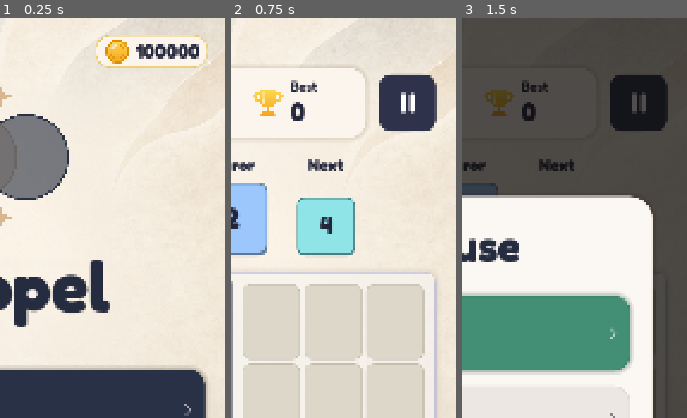
Above: before the commit, frames 1-3 (left to right).
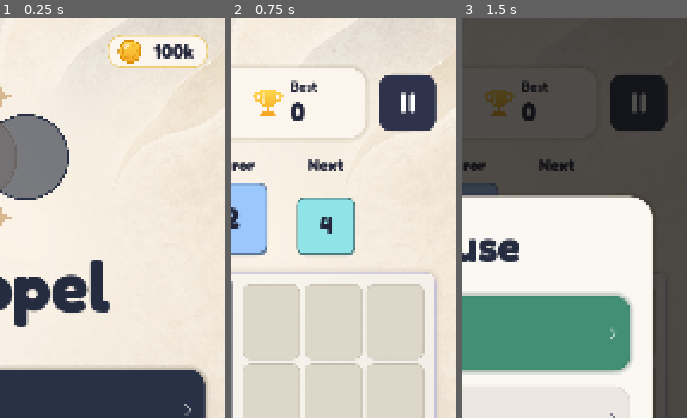
Above: after the commit, the same moments.

Repository: bpinto03/Doppel
Game: Godot game, scene res://scenes/main.tscn
Two runs of this game, one before a commit and one after it. Both use one fixed random seed, a clock stepped at 60 frames per second and the inputs below. Sound files missing from this copy of the repository are replaced by a short silence.
Inputs (mouse positions are % of the whole screen's width and height, from its top left):
- Up to frame 1 (0.25 s): no input
- Up to frame 2 (0.75 s): click "Play" at 0.5 s
- Up to frame 3 (1.5 s): click (89, 11) at 1.25 s
The pictures show only the part of the screen within x 50-100%, y 0-50%; the shares and areas given below are measured in that part.

The runs differ from the first frame. In frame 1, 1.6% of the frame differs, in the area x 42-89%, y 4-13%; in frame 2, nothing differs; in frame 3, nothing differs.

Commit message:
fix: compact coin counter display for large balances
The counter reserved six times the widest digit of the font it measured
when ready, before its screen applied the theme; its later measure still
read the label's cached base font. Six bold digits overflowed on every
screen. It now shows the balance in short form from 10 000 through
CoinAmountFormat (12,5k, 100k, 1,2M, rounded down) and measures the
widest compact text one frame after a theme or language change.

Diff:
--- /dev/null
+++ b/scripts/ui/coin_amount_format.gd
@@ -0,0 +1,35 @@
+class_name CoinAmountFormat
+extends RefCounted
+
+## Short form of a coin balance: exact below 10 000, then thousands ("12,5k", "100k") and millions ("1,2M", "12M").
+## Always rounded down, so the amount shown never exceeds the balance. The suffixes are the same in every language.
+
+const EXACT_LIMIT: int = 10000
+const THOUSAND: int = 1000
+const MILLION: int = 1000000
+## Below this many units, the amount keeps one decimal.
+const THOUSANDS_DECIMAL_LIMIT: int = 100
+const MILLIONS_DECIMAL_LIMIT: int = 10
+const THOUSANDS_SUFFIX: String = "k"
+const MILLIONS_SUFFIX: String = "M"
+const TENTHS_PER_UNIT: int = 10
+
+
+static func format_compact(amount: int, decimal_separator: String) -> String:
+	var shown_amount: int = maxi(amount, 0)
+	if shown_amount < EXACT_LIMIT:
+		return str(shown_amount)
+	if shown_amount < MILLION:
+		return _format_in_unit(shown_amount, THOUSAND, THOUSANDS_DECIMAL_LIMIT, THOUSANDS_SUFFIX, decimal_separator)
+	return _format_in_unit(shown_amount, MILLION, MILLIONS_DECIMAL_LIMIT, MILLIONS_SUFFIX, decimal_separator)
+
+
+## A zero decimal is left out: "12k", not "12,0k".
+static func _format_in_unit(amount: int, unit: int, decimal_limit: int, suffix: String, decimal_separator: String) -> String:
+	var whole_units: int = floori(float(amount) / unit)
+	if whole_units >= decimal_limit:
+		return "%d%s" % [whole_units, suffix]
+	var tenths: int = floori(float(amount) * TENTHS_PER_UNIT / unit) % TENTHS_PER_UNIT
+	if tenths == 0:
+		return "%d%s" % [whole_units, suffix]
+	return "%d%s%d%s" % [whole_units, decimal_separator, tenths, suffix]
--- a/scripts/ui/coin_counter.gd
+++ b/scripts/ui/coin_counter.gd
@@ -1,12 +1,15 @@
 class_name CoinCounter
 extends PanelContainer
 
-## Coin icon and the wallet balance, kept up to date by WalletEvents.coins_changed.
-## The amount keeps the width of MAX_SHOWN_DIGITS digits, so the counter never resizes; a longer amount is clipped.
+## Coin icon and the wallet balance, kept up to date by WalletEvents.coins_changed, compact from 10 000 (CoinAmountFormat).
+## The amount keeps the width of the widest compact text in its own font, so the counter never resizes with the balance.
 
 const ICON_SIZE := Vector2(64.0, 64.0)
-const MAX_SHOWN_DIGITS: int = 6
 const DIGITS: String = "0123456789"
+## One amount per compact shape ("9999", "99,9k", "999k", "9,9M", "999M"); their digits are measured as the widest digit.
+## From a billion on, the text is clipped.
+const WIDEST_SHAPE_AMOUNTS: Array[int] = [9999, 99999, 999999, 9999999, 999999999]
+const DECIMAL_SEPARATOR_KEY: String = "UI_DECIMAL_SEPARATOR"
 ## The balance is never negative, so this value forces the first display.
 const NO_AMOUNT_SHOWN: int = -1
 
@@ -18,36 +21,58 @@
 
 func _ready() -> void:
 	_icon.custom_minimum_size = ICON_SIZE
-	_fit_value_width()
 	WalletEvents.coins_changed.connect(_show_coins)
 	_show_coins(CoinWallet.get_coins())
+	_fit_value_width()
 
 
+## The counter hears of a new theme before its label, whose font is still the old one then: the label is measured afterwards.
 func _notification(what: int) -> void:
-	if what == NOTIFICATION_THEME_CHANGED and is_node_ready():
-		_fit_value_width()
+	if not is_node_ready():
+		return
+	match what:
+		NOTIFICATION_THEME_CHANGED:
+			_fit_value_width.call_deferred()
+		NOTIFICATION_TRANSLATION_CHANGED:
+			_value.text = _format(_shown_coins)
+			_fit_value_width.call_deferred()
 
 
 func get_shown_text() -> String:
 	return _value.text
 
 
-## Room for MAX_SHOWN_DIGITS of the widest digit of the current font.
-func get_value_width() -> float:
-	return _value.custom_minimum_size.x
-
-
 func _show_coins(coins: int) -> void:
 	if coins == _shown_coins:
 		return
 	_shown_coins = coins
-	_value.text = str(coins)
+	_value.text = _format(coins)
+
+
+func _format(coins: int) -> String:
+	return CoinAmountFormat.format_compact(coins, TranslationServer.translate(DECIMAL_SEPARATOR_KEY))
 
 
 func _fit_value_width() -> void:
 	var font: Font = _value.get_theme_font(&"font")
 	var font_size: int = _value.get_theme_font_size(&"font_size")
-	var widest_digit: float = 0.0
+	var widest_digit: String = _find_widest_digit(font, font_size)
+	var widest_text_width: float = 0.0
+	for amount: int in WIDEST_SHAPE_AMOUNTS:
+		var shape: String = _format(amount)
+		for digit: String in DIGITS:
+			shape = shape.replace(digit, widest_digit)
+		widest_text_width = maxf(widest_text_width, _measure(shape, font, font_size))
+	_value.custom_minimum_size.x = ceilf(widest_text_width)
+
+
+func _find_widest_digit(font: Font, font_size: int) -> String:
+	var widest_digit: String = DIGITS[0]
 	for digit: String in DIGITS:
-		widest_digit = maxf(widest_digit, font.get_string_size(digit, HORIZONTAL_ALIGNMENT_LEFT, -1, font_size).x)
-	_value.custom_minimum_size.x = ceilf(widest_digit * MAX_SHOWN_DIGITS)
+		if _measure(digit, font, font_size) > _measure(widest_digit, font, font_size):
+			widest_digit = digit
+	return widest_digit
+
+
+static func _measure(text: String, font: Font, font_size: int) -> float:
+	return font.get_string_size(text, HORIZONTAL_ALIGNMENT_LEFT, -1, font_size).x
--- /dev/null
+++ b/tests/test_coin_amount_format.gd
@@ -0,0 +1,36 @@
+extends GutTest
+
+const FRENCH_SEPARATOR: String = ","
+const ENGLISH_SEPARATOR: String = "."
+
+
+func test_amounts_below_ten_thousand_stay_exact() -> void:
+	assert_eq(CoinAmountFormat.format_compact(0, FRENCH_SEPARATOR), "0")
+	assert_eq(CoinAmountFormat.format_compact(9999, FRENCH_SEPARATOR), "9999")
+
+
+func test_thousands_keep_one_decimal_below_a_hundred() -> void:
+	assert_eq(CoinAmountFormat.format_compact(10000, FRENCH_SEPARATOR), "10k")
+	assert_eq(CoinAmountFormat.format_compact(12500, FRENCH_SEPARATOR), "12,5k")
+	assert_eq(CoinAmountFormat.format_compact(99999, FRENCH_SEPARATOR), "99,9k")
+
+
+func test_hundreds_of_thousands_have_no_decimal() -> void:
+	assert_eq(CoinAmountFormat.format_compact(100000, FRENCH_SEPARATOR), "100k")
+	assert_eq(CoinAmountFormat.format_compact(999999, FRENCH_SEPARATOR), "999k")
+
+
+func test_millions_keep_one_decimal_below_ten() -> void:
+	assert_eq(CoinAmountFormat.format_compact(1000000, FRENCH_SEPARATOR), "1M")
+	assert_eq(CoinAmountFormat.format_compact(1250000, FRENCH_SEPARATOR), "1,2M")
+	assert_eq(CoinAmountFormat.format_compact(9999999, FRENCH_SEPARATOR), "9,9M")
+	assert_eq(CoinAmountFormat.format_compact(12345678, FRENCH_SEPARATOR), "12M")
+
+
+func test_a_negative_amount_shows_zero() -> void:
+	assert_eq(CoinAmountFormat.format_compact(-5, FRENCH_SEPARATOR), "0")
+
+
+func test_the_decimal_separator_follows_the_language() -> void:
+	assert_eq(CoinAmountFormat.format_compact(12500, ENGLISH_SEPARATOR), "12.5k")
+	assert_eq(CoinAmountFormat.format_compact(1250000, ENGLISH_SEPARATOR), "1.2M")
--- a/tests/test_coin_counter.gd
+++ b/tests/test_coin_counter.gd
@@ -1,14 +1,18 @@
 extends GutTest
 
-const COIN_COUNTER_SCENE: PackedScene = preload("res://scenes/ui/coin_counter.tscn")
 const HOME_SCREEN_SCENE: PackedScene = preload("res://scenes/ui/home_screen.tscn")
-const BASE_THEME: Theme = preload("res://assets/themes/base_theme.tres")
+const SHOP_SCREEN_SCENE: PackedScene = preload("res://scenes/ui/shop_screen.tscn")
+const GAME_SCREEN_SCENE: PackedScene = preload("res://scenes/game/game_screen.tscn")
+const BALANCING_CONFIG: BalancingConfig = preload("res://data/balancing.tres")
 const TEST_SAVE_PATH: String = "user://test_coin_counter_save.cfg"
 const STARTING_COINS: int = 42
-const LARGEST_SHOWN_AMOUNT: int = 999999
-const TOO_LONG_AMOUNT: int = 9999999
+const SEED: int = 1234
+## The first compact amount, the widest one below a million, and one in millions.
+const LARGE_BALANCES: Array[int] = [100000, 999999, 12345678]
+const GAME_OVER_REWARD: int = 25
 
 var _save := SaveFixture.new(TEST_SAVE_PATH)
+var _base_size := Vector2(ProjectSettings.get_setting("display/window/size/viewport_width"), ProjectSettings.get_setting("display/window/size/viewport_height"))
 
 
 func before_each() -> void:
@@ -27,13 +31,14 @@
 func test_counter_shows_the_balance() -> void:
 	CoinWallet.add_coins(STARTING_COINS)
 
-	var counter: CoinCounter = _add_counter()
+	var home: HomeScreen = await _add_screen(HOME_SCREEN_SCENE)
 
-	assert_eq(counter.get_shown_text(), str(STARTING_COINS))
+	assert_eq(_get_counter(home).get_shown_text(), str(STARTING_COINS))
 
 
 func test_counter_follows_the_balance() -> void:
-	var counter: CoinCounter = _add_counter()
+	var home: HomeScreen = await _add_screen(HOME_SCREEN_SCENE)
+	var counter: CoinCounter = _get_counter(home)
 
 	CoinWallet.add_coins(STARTING_COINS)
 	assert_eq(counter.get_shown_text(), str(STARTING_COINS))
@@ -41,38 +46,73 @@
 	assert_eq(counter.get_shown_text(), str(STARTING_COINS - 2))
 
 
-func test_six_digits_fit_in_every_language_and_more_never_widen_the_counter() -> void:
-	for entry: ThemeEntry in Settings.THEME_CATALOG.get_entries():
-		var palette: ThemePalette = entry.palette
-		for language: String in I18n.SUPPORTED_LANGUAGES:
-			TranslationServer.set_locale(language)
-			_set_balance(LARGEST_SHOWN_AMOUNT)
-			var counter: CoinCounter = _add_counter(palette)
-			await wait_process_frames(1)
-			var value: Label = counter.get_node("%Value")
-			var text_width: float = value.get_theme_font(&"font").get_string_size(value.text, HORIZONTAL_ALIGNMENT_LEFT, -1, value.get_theme_font_size(&"font_size")).x
-			var counter_width: float = counter.get_combined_minimum_size().x
+func test_large_balances_show_compact_and_follow_the_language() -> void:
+	CoinWallet.add_coins(12500)
+	var home: HomeScreen = await _add_screen(HOME_SCREEN_SCENE)
 
-			_set_balance(TOO_LONG_AMOUNT)
-
-			var context: String = "%s in %s" % [palette.resource_path, language]
-			assert_lte(text_width, value.size.x, context)
-			assert_eq(counter.get_combined_minimum_size().x, counter_width, context)
+	TranslationServer.set_locale("fr")
+	assert_eq(_get_counter(home).get_shown_text(), "12,5k")
+	TranslationServer.set_locale("en")
+	assert_eq(_get_counter(home).get_shown_text(), "12.5k")
 
 
-func test_home_shows_the_balance() -> void:
-	CoinWallet.add_coins(STARTING_COINS)
-	var home: HomeScreen = HOME_SCREEN_SCENE.instantiate()
-	add_child_autofree(home)
-
-	assert_eq((home.get_node("%CoinCounter") as CoinCounter).get_shown_text(), str(STARTING_COINS))
+## The real screens apply their theme after the counter is ready: the reserved width must follow that theme.
+func test_large_balances_stay_inside_the_pill_on_every_screen_language_and_theme() -> void:
+	for balance: int in LARGE_BALANCES:
+		_set_balance(balance)
+		for theme_id: String in ["paper", "night"]:
+			Settings.palette_name = theme_id
+			for language: String in I18n.SUPPORTED_LANGUAGES:
+				TranslationServer.set_locale(language)
+				var screens: Array[Control] = await _add_every_screen_with_a_counter()
+				for screen: Control in screens:
+					_assert_text_inside_pill(_get_counter(screen), "%d, %s, %s, %s" % [balance, theme_id, language, screen.get_script().get_global_name()])
+					screen.queue_free()
 
 
-func _add_counter(palette: ThemePalette = Settings.get_palette()) -> CoinCounter:
-	var counter: CoinCounter = COIN_COUNTER_SCENE.instantiate()
-	counter.theme = UiThemeBuilder.build(palette, BASE_THEME)
-	add_child_autofree(counter)
-	return counter
+func test_showing_a_compact_amount_keeps_the_exact_balance() -> void:
+	_set_balance(LARGE_BALANCES[2])
+
+	await _add_screen(HOME_SCREEN_SCENE)
+
+	assert_eq(CoinWallet.get_coins(), LARGE_BALANCES[2])
+	assert_eq(SaveManager.get_value(CoinWallet.SECTION, CoinWallet.COINS_KEY, 0), LARGE_BALANCES[2])
+
+
+func _add_every_screen_with_a_counter() -> Array[Control]:
+	var home: Control = await _add_screen(HOME_SCREEN_SCENE)
+	var shop: Control = await _add_screen(SHOP_SCREEN_SCENE)
+	var game: GameScreen = await _add_screen(GAME_SCREEN_SCENE)
+	var session := GameSession.new(BALANCING_CONFIG, BalancingFixture.create_seeded_rng(SEED))
+	game.start_game(session, 0)
+	var game_over_panel: GameOverPanel = game.get_node("%GameOverPanel")
+	game_over_panel.show_summary(GameOverSummary.new(session, 0, 0), CoinRewardResult.new(GAME_OVER_REWARD, CoinWallet.get_coins()))
+	await wait_seconds(GameOverPanel.EFFECTS_CONFIG.appear_duration)
+	await wait_process_frames(2)
+	return [home, shop, game]
+
+
+func _assert_text_inside_pill(counter: CoinCounter, context: String) -> void:
+	var value: Label = counter.get_node("%Value")
+	var text_width: float = value.get_theme_font(&"font").get_string_size(value.text, HORIZONTAL_ALIGNMENT_LEFT, -1, value.get_theme_font_size(&"font_size")).x
+	assert_lte(text_width, value.size.x, "Text wider than its label: %s (%s)" % [value.text, context])
+	assert_true(counter.get_global_rect().encloses(value.get_global_rect()), "Label outside the pill: %s" % context)
+
+
+func _add_screen(scene: PackedScene) -> Control:
+	var screen: Control = scene.instantiate()
+	add_child_autofree(screen)
+	screen.set_anchors_and_offsets_preset(Control.PRESET_TOP_LEFT)
+	screen.size = _base_size
+	await wait_process_frames(2)
+	return screen
+
+
+## The game screen holds its counter in the game over panel.
+func _get_counter(screen: Control) -> CoinCounter:
+	if screen is GameScreen:
+		return screen.get_node("%GameOverPanel").get_node("%CoinCounter")
+	return screen.get_node("%CoinCounter")
 
 
 ## Sets the saved balance and tells the counters, as CoinWallet does.
Not shown, added: scripts/ui/coin_amount_format.gd.uid
Not shown, added: tests/test_coin_amount_format.gd.uid
Not shown, changed: docs/architecture.md
Not shown, changed: docs/game_rules.md
